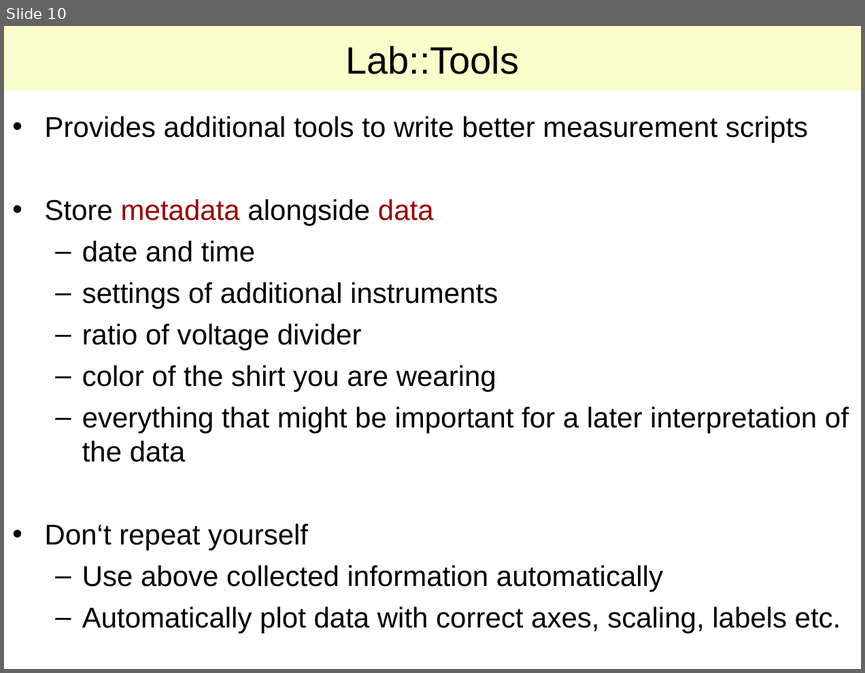
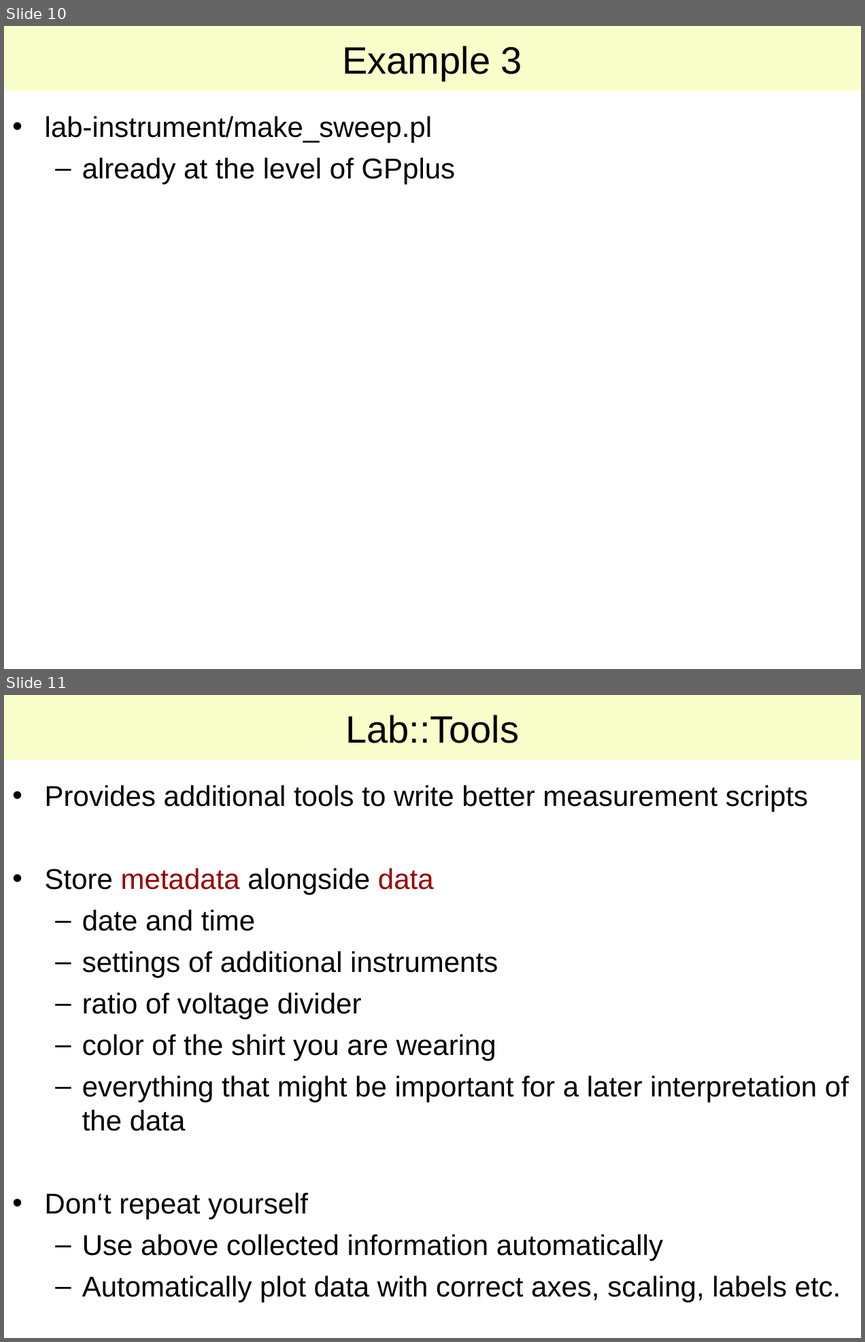
Before and after one commit to lab-measurement/Lab-Measurement, a slide deck: VISA/Tutorial/Talk/Lab-VISA.ppt. Shown one above the other, each under a label of ours: slide 10 before the commit, slides 10 and 11 after it. The pictures are 865x673 and 865x1342 pixels, drawn with LibreOffice and Linux fonts; fonts in the diff are those of the drawing. Boxes give left, top, right and bottom in pixels: in the first picture for what was removed or moved away, otherwise in the second. Text is boxed around its words. In the diff, an @@ line names an element or a change of style, - is before the commit and + after.

```diff
--- a/VISA/Tutorial/Talk/Lab-VISA.ppt
+++ b/VISA/Tutorial/Talk/Lab-VISA.ppt
@@ slide 10 added at (4, 26, 861, 669), background #FFFFFF @@
@@ title added at (4, 26, 861, 91), fill #F9FECA, 32 pt, text #000000 @@
+Example 3
@@ text added at (45, 116, 456, 184), 24 pt, text #000000 @@
+• lab-instrument/make_sweep.pl
+  – already at the level of GPplus
@@ what was slide 10 is now slide 11 @@
```
Also in this commit, not shown: 6 slides changed, 1 other file.
